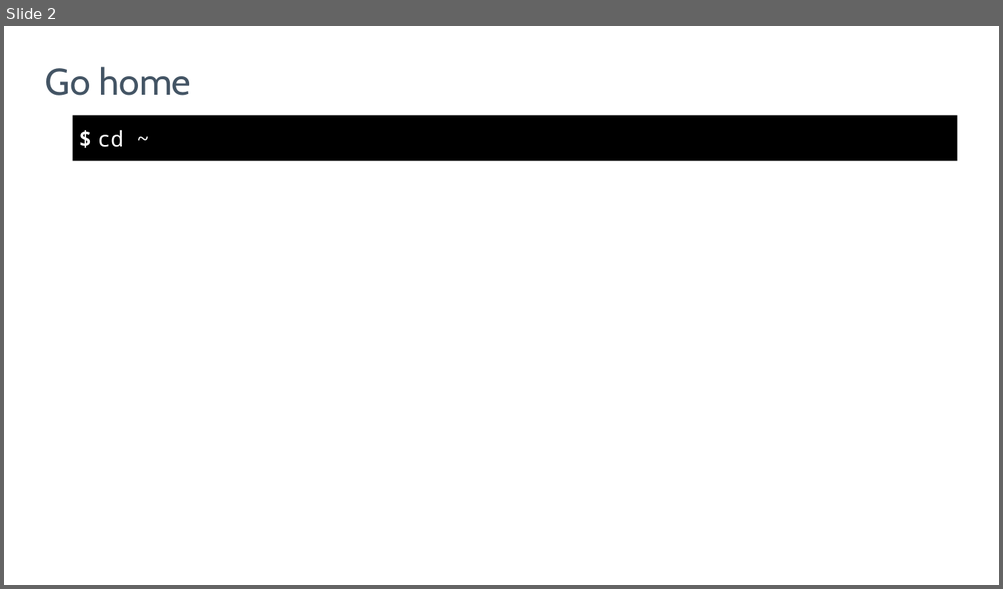
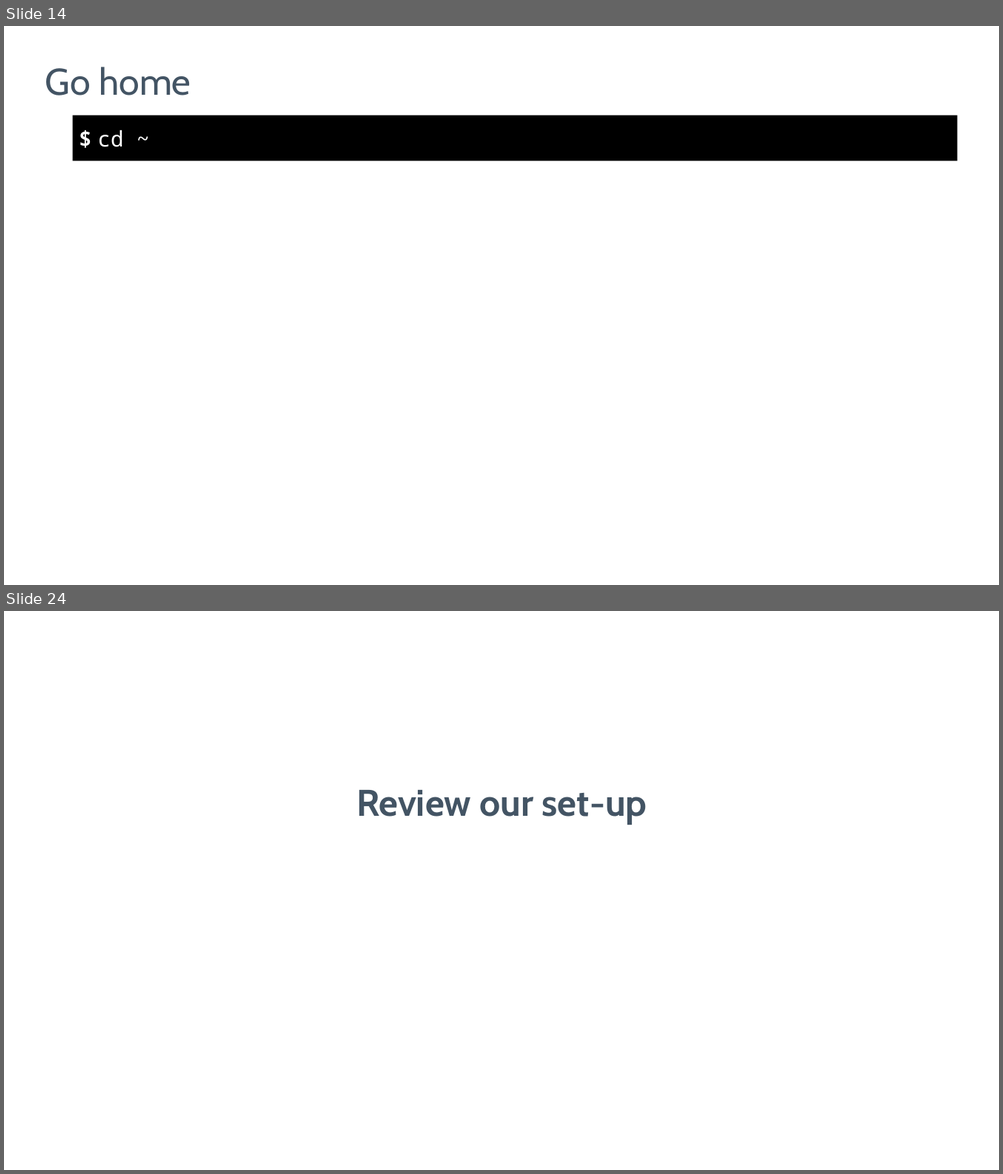
Before and after one commit to nathenharvey/introduction-to-inspec, a slide deck: powerpoint/Continuous-Compliance.pptx. Shown one above the other, each under a label of ours: slide 2 before the commit, slides 14 and 24 after it; the slides between them are not shown. The pictures are 1003x589 and 1003x1174 pixels, drawn with LibreOffice and Linux fonts; fonts in the diff are those of the drawing; background and template pictures are left out. Boxes give left, top, right and bottom in pixels: in the first picture for what was removed or moved away, otherwise in the second. Text is boxed around its words. In the diff, an @@ line names an element or a change of style, - is before the commit and + after.

Commit message:
Get started on real continuous compliance slides
* Login to Automate
* Review your node
* Run chef-client
* See failing compliance control

```diff
--- a/powerpoint/Continuous-Compliance.pptx
+++ b/powerpoint/Continuous-Compliance.pptx
@@ slide 24 added at [4,611,999,1170], background picture (left out) @@
@@ title added at [356,790,647,825], 43 pt, text #435464, bold @@
+Review our set-up
@@ what was slide 2 is now slide 14 @@
```
Also in this commit, not shown: 21 other slides added, 9 slides removed.
